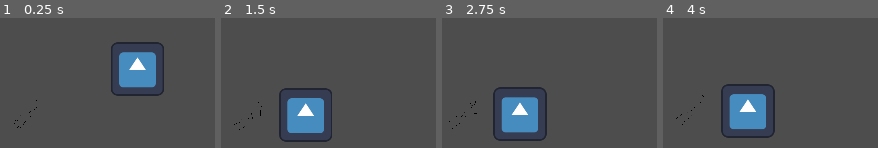
Above: before the commit, frames 1-4 (left to right).
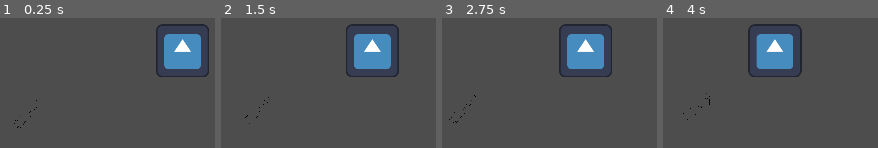
Above: after the commit, the same moments.

Repository: KeyraWebb/Cheezbored
Game: Godot game, scene res://scenes/beacon_test.tscn
The game is run twice, just before and just after one commit, with the same random seed, the same clock (stepped at 60 frames per second) and the same inputs. This scene is started directly instead of the project's main scene. The engine's default icon, where the game draws it, is replaced by a stand-in: a white triangle on a blue panel in a dark square.
Inputs:
- Up to frame 1 (0.25 s): no input
- Up to frame 2 (1.5 s): hold Right (move_right) from 0.53 s (still down); tap Space (jump) at 0.77 s
- Up to frame 3 (2.75 s): tap Space (jump) at 1.52 s; release Right (move_right) at 2.03 s; hold Left (move_left) from 2.03 s (still down)
- Up to frame 4 (4 s): release Left (move_left) at 2.78 s; hold Right (move_right) from 2.78 s (still down); tap Space (jump) at 3.02, 3.77 s

The runs differ from the first frame. In frame 1, 12% of the frame differs, in the area x 51-98%, y 4-60%; in frame 2, 12%; in frame 3, 12%, in the area x 3-80%, y 4-95%; in frame 4, 12%.

Commit message:
added kill detection and emitter

Diff:
--- a/scenes/beacon_test.tscn
+++ b/scenes/beacon_test.tscn
@@ -1,38 +1,14 @@
-[gd_scene load_steps=12 format=3 uid="uid://da5yt61ghl5ak"]
+[gd_scene load_steps=8 format=3 uid="uid://da5yt61ghl5ak"]
 
 [ext_resource type="PackedScene" uid="uid://df6n5fnrrtxh8" path="res://scenes/objects/player.tscn" id="1_fd84c"]
 [ext_resource type="Script" path="res://scripts/beacon_area.gd" id="2_layvb"]
 [ext_resource type="Texture2D" uid="uid://cgd2ekpq1u484" path="res://icon.svg" id="2_r61nq"]
 [ext_resource type="PackedScene" uid="uid://dcnsaytirumkn" path="res://scenes/ui/tooltip.tscn" id="4_ultpx"]
 [ext_resource type="PackedScene" uid="uid://cs1exj1uj3x2t" path="res://scenes/objects/huge_man.tscn" id="5_vgrs3"]
-[ext_resource type="Script" path="res://shark.gd" id="6_su8v7"]
+[ext_resource type="PackedScene" uid="uid://b20e8kh6v6fc0" path="res://scenes/objects/shark.tscn" id="6_jr3ct"]
 
 [sub_resource type="RectangleShape2D" id="RectangleShape2D_7hcre"]
 size = Vector2(99.5, 129)
-
-[sub_resource type="GDScript" id="GDScript_7oxfd"]
-script/source = "extends Area2D
-
-
-# Called when the node enters the scene tree for the first time.
-func _ready() -> void:
-	pass # Replace with function body.
-
-
-# Called every frame. 'delta' is the elapsed time since the previous frame.
-func _process(delta: float) -> void:
-	pass
-"
-
-[sub_resource type="CircleShape2D" id="CircleShape2D_oum8q"]
-radius = 381.525
-
-[sub_resource type="CircleShape2D" id="CircleShape2D_ewvbl"]
-radius = 73.7631
-
-[sub_resource type="CapsuleShape2D" id="CapsuleShape2D_mehqs"]
-radius = 48.0
-height = 194.0
 
 [node name="BeaconTest" type="Node2D"]
 
@@ -64,35 +40,7 @@
 [node name="HugeMan" parent="." instance=ExtResource("5_vgrs3")]
 visible = false
 
-[node name="shark" type="CharacterBody2D" parent="." node_paths=PackedStringArray("player")]
-position = Vector2(368, -416)
-script = ExtResource("6_su8v7")
-movespeed = 500
-player = NodePath("../Player")
-
-[node name="sight" type="Area2D" parent="shark"]
-collision_layer = 2
-collision_mask = 2
-script = SubResource("GDScript_7oxfd")
-
-[node name="CollisionShape2D" type="CollisionShape2D" parent="shark/sight"]
-shape = SubResource("CircleShape2D_oum8q")
-
-[node name="Shark" type="Sprite2D" parent="shark"]
-texture = ExtResource("2_r61nq")
-
-[node name="killzone" type="Area2D" parent="shark"]
-collision_layer = 2
-collision_mask = 2
-
-[node name="CollisionShape2D" type="CollisionShape2D" parent="shark/killzone"]
-shape = SubResource("CircleShape2D_ewvbl")
-
-[node name="CollisionShape2D" type="CollisionShape2D" parent="shark"]
-rotation = 1.55535
-shape = SubResource("CapsuleShape2D_mehqs")
+[node name="shark" parent="." instance=ExtResource("6_jr3ct")]
 
 [connection signal="area_entered" from="BeaconArea" to="BeaconArea" method="_on_area_entered"]
 [connection signal="area_exited" from="BeaconArea" to="BeaconArea" method="_on_area_exited"]
-[connection signal="area_entered" from="shark/sight" to="shark" method="_on_sight_area_entered"]
-[connection signal="area_exited" from="shark/sight" to="shark" method="_on_sight_area_exited"]
--- /dev/null
+++ b/scenes/objects/shark.tscn
@@ -0,0 +1,60 @@
+[gd_scene load_steps=7 format=3 uid="uid://b20e8kh6v6fc0"]
+
+[ext_resource type="Script" path="res://shark.gd" id="1_qmmix"]
+[ext_resource type="Texture2D" uid="uid://cgd2ekpq1u484" path="res://icon.svg" id="2_xqthd"]
+
+[sub_resource type="GDScript" id="GDScript_7oxfd"]
+script/source = "extends Area2D
+
+
+# Called when the node enters the scene tree for the first time.
+func _ready() -> void:
+	pass # Replace with function body.
+
+
+# Called every frame. 'delta' is the elapsed time since the previous frame.
+func _process(delta: float) -> void:
+	pass
+"
+
+[sub_resource type="CircleShape2D" id="CircleShape2D_oum8q"]
+radius = 381.525
+
+[sub_resource type="CircleShape2D" id="CircleShape2D_ewvbl"]
+radius = 73.7631
+
+[sub_resource type="CapsuleShape2D" id="CapsuleShape2D_mehqs"]
+radius = 48.0
+height = 194.0
+
+[node name="shark" type="CharacterBody2D" node_paths=PackedStringArray("player")]
+position = Vector2(368, -416)
+script = ExtResource("1_qmmix")
+movespeed = 50
+player = NodePath("")
+
+[node name="sight" type="Area2D" parent="."]
+collision_layer = 2
+collision_mask = 2
+script = SubResource("GDScript_7oxfd")
+
+[node name="CollisionShape2D" type="CollisionShape2D" parent="sight"]
+shape = SubResource("CircleShape2D_oum8q")
+
+[node name="Shark" type="Sprite2D" parent="."]
+texture = ExtResource("2_xqthd")
+
+[node name="killzone" type="Area2D" parent="."]
+collision_layer = 2
+collision_mask = 2
+
+[node name="CollisionShape2D" type="CollisionShape2D" parent="killzone"]
+shape = SubResource("CircleShape2D_ewvbl")
+
+[node name="CollisionShape2D" type="CollisionShape2D" parent="."]
+rotation = 1.55535
+shape = SubResource("CapsuleShape2D_mehqs")
+
+[connection signal="area_entered" from="sight" to="." method="_on_sight_area_entered"]
+[connection signal="area_exited" from="sight" to="." method="_on_sight_area_exited"]
+[connection signal="area_entered" from="killzone" to="." method="_on_killzone_area_entered"]
--- a/shark.gd
+++ b/shark.gd
@@ -7,6 +7,8 @@
 @export var player: CharacterBody2D
 var currentdelay = 0
 var rng = RandomNumberGenerator.new()
+
+var killplayer : Signal
 
 # Called when the node enters the scene tree for the first time.
 func _ready() -> void:
@@ -46,3 +48,8 @@
 func _on_sight_area_exited(area: Area2D) -> void:
 	if area.get_parent() == player:
 		visibletarget = null
+
+
+func _on_killzone_area_entered(area: Area2D) -> void:
+	if area.get_parent() == player:
+		killplayer.emit()
